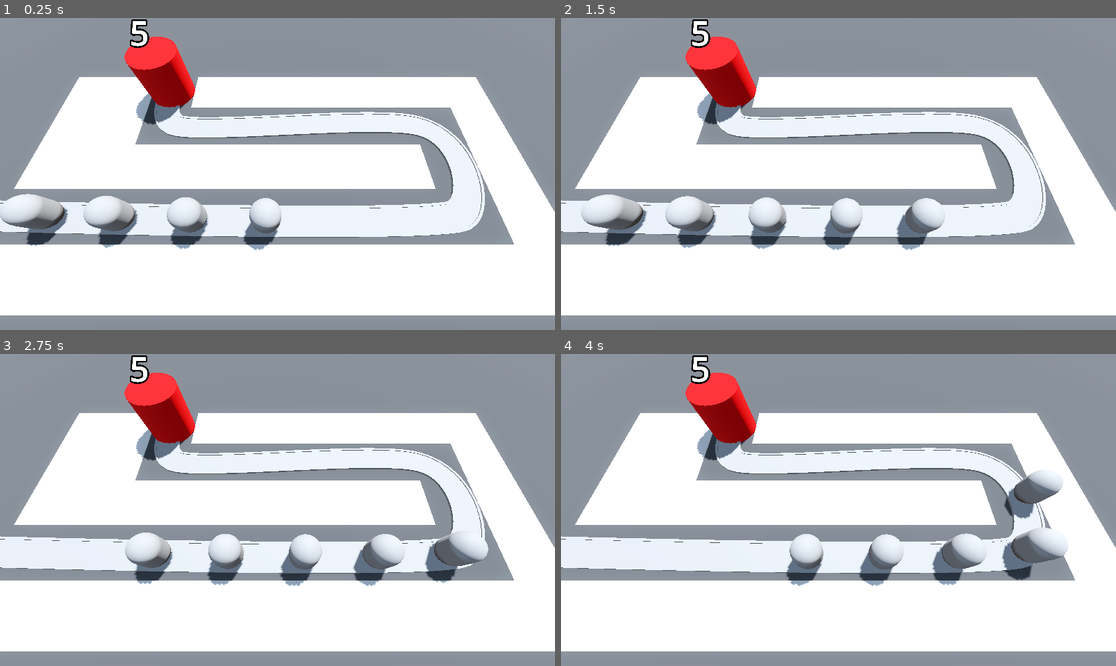
Above: before the commit, frames 1-4 (two rows, left to right).
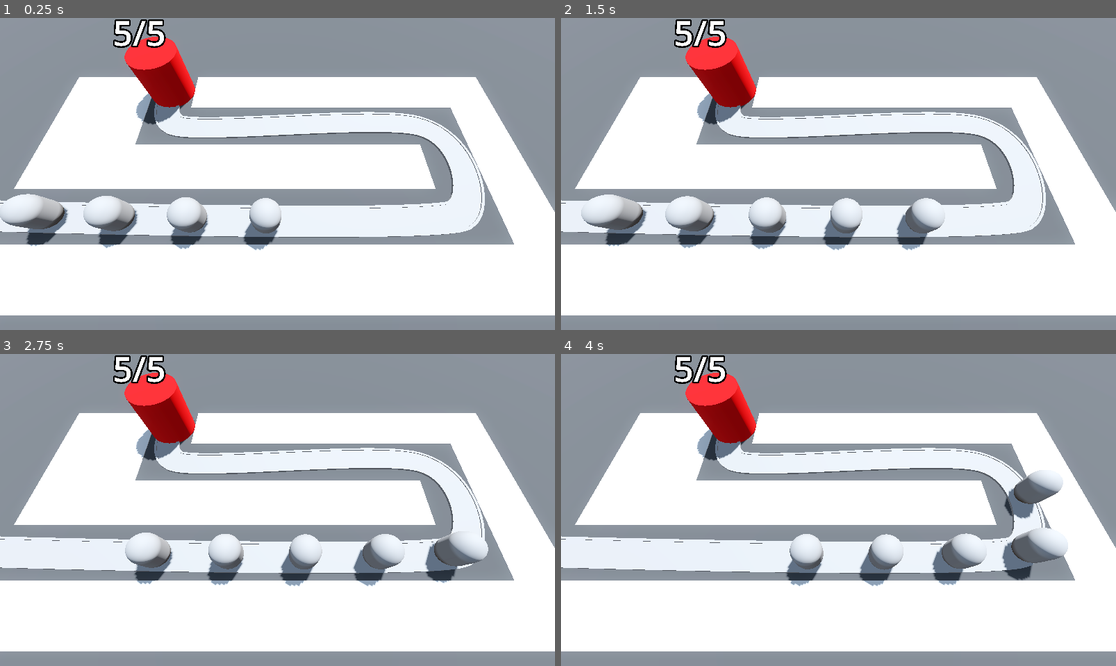
Above: after the commit, the same moments.

Repository: DapperMongoose/BarbarianBlaster
Game: Godot game, scene res://BaseLevel.tscn
Same seed, same stepped clock (60 frames per second), same inputs: the game is played once before the commit and once after it.
Inputs:
- Up to frame 1 (0.25 s): no input
- Up to frame 2 (1.5 s): no input
- Up to frame 3 (2.75 s): no input
- Up to frame 4 (4 s): no input

The runs differ from the first frame. In frame 1, 0.6% of the frame differs, in the area x 20-30%, y 0-10%; in frame 2, 0.6%; in frame 3, 0.6%; in frame 4, 0.6%.

Commit message:
completed text, strings, and color lesson

Diff:
--- a/Base/base.gd
+++ b/Base/base.gd
@@ -1,10 +1,14 @@
 extends Node3D
+
+var red: Color = Color.RED
+var white: Color = Color.WHITE
 
 var current_health: int:
 	set(health_in):
 		current_health = health_in
 		print("health was changed")
-		label_3d.text = str(current_health)
+		label_3d.text = str(current_health) + "/" + str(max_health)
+		label_3d.modulate = red.lerp(white, float(current_health)/float(max_health))
 		if current_health < 1:
 			get_tree().reload_current_scene()
 
